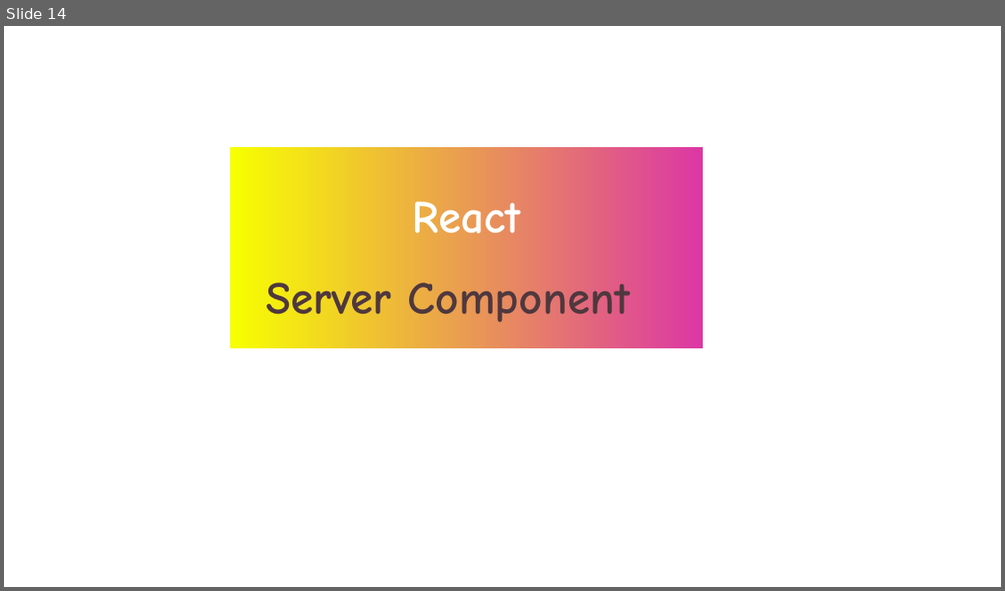
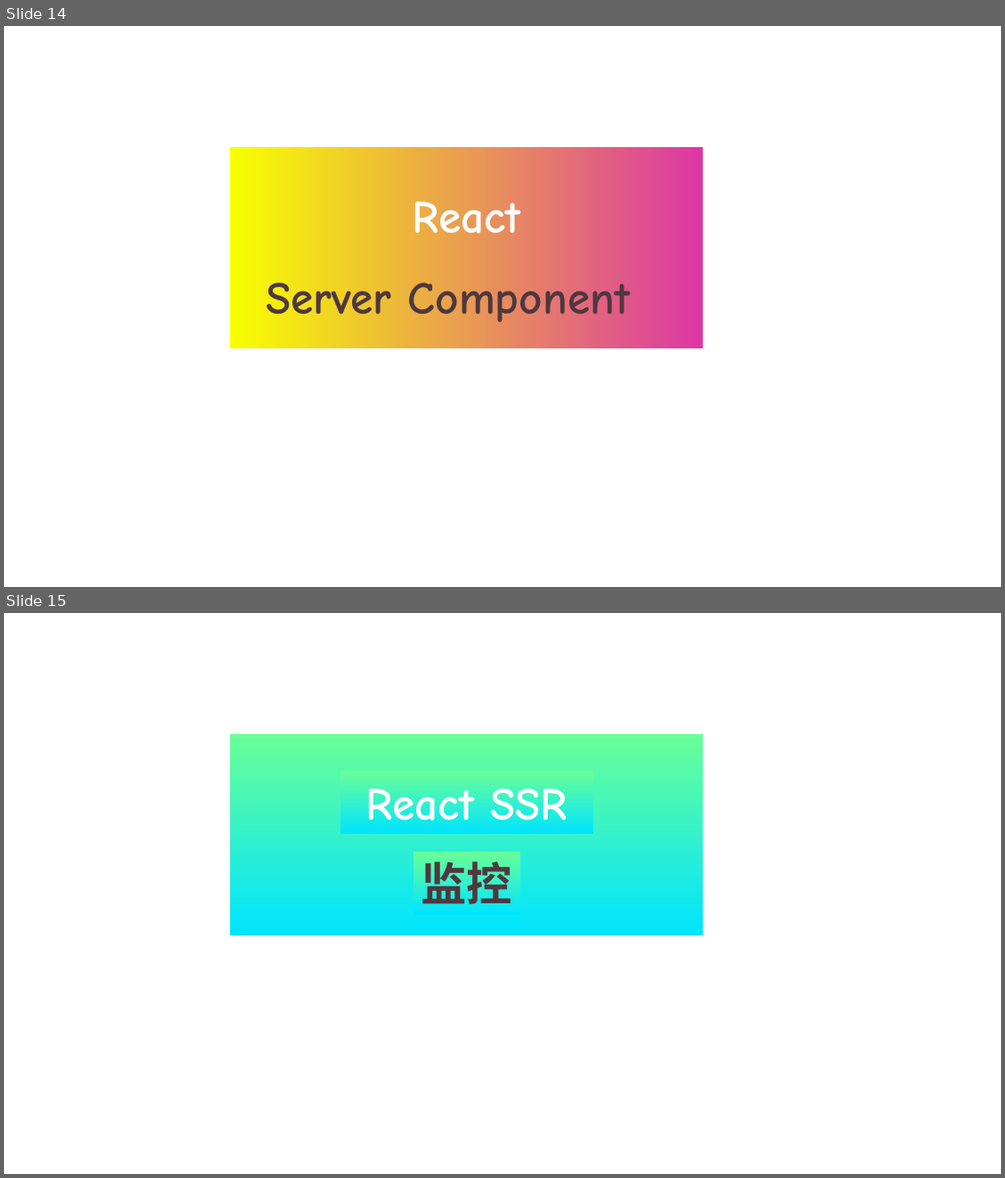
Before and after one commit to ParadeTo/blog, a slide deck: 公众号封面.pptx. Shown one above the other, each under a label of ours: slide 14 before the commit, slides 14 and 15 after it. The pictures are 1005x591 and 1005x1178 pixels, drawn with LibreOffice and Linux fonts; fonts in the diff are those of the drawing; background and template pictures are left out. Boxes give left, top, right and bottom in pixels: in the first picture for what was removed or moved away, otherwise in the second. Text is boxed around its words. In the diff, an @@ line names an element or a change of style, - is before the commit and + after.

```diff
--- a/公众号封面.pptx
+++ b/公众号封面.pptx
@@ slide 15 added at box(4, 613, 1001, 1174), background picture (left out) @@
@@ rectangle added at box(230, 734, 703, 935), fill gradient #69FF97 to #00E4FF @@
@@ rectangle added at box(340, 771, 593, 834), fill gradient #69FF97 to #00E4FF, 44 pt, text #FFFFFF, bold @@
+React SSR
@@ rectangle added at box(413, 852, 520, 915), fill gradient #69FF97 to #00E4FF, 44 pt, text #4F383E, bold @@
+监控
```
Also in this commit, not shown: 1 slide removed, 3 other files.
